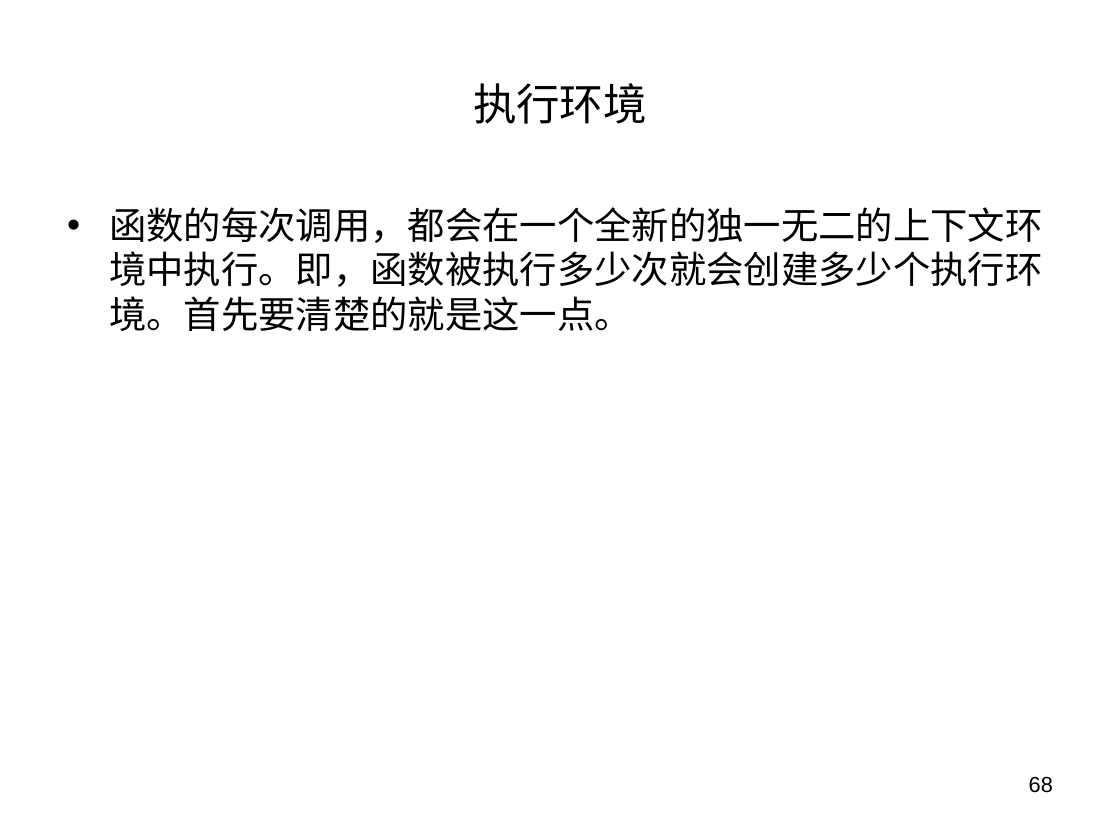
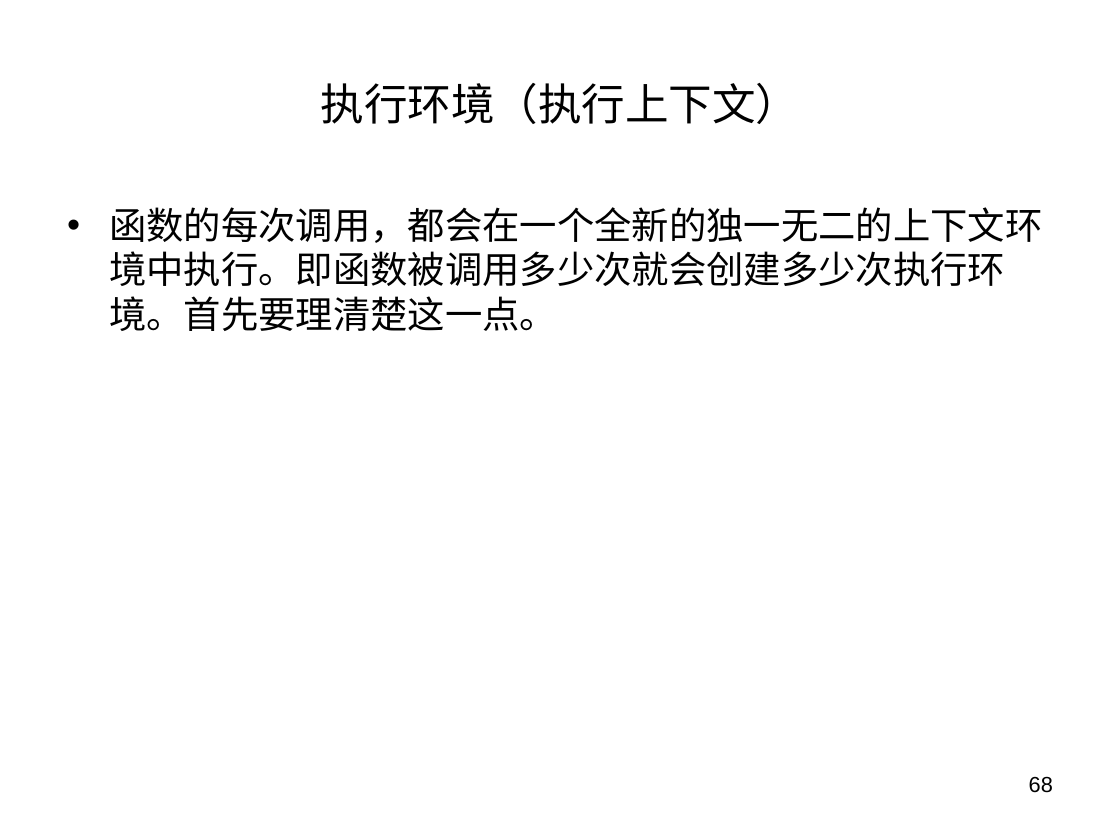
Before and after one commit to panxuepeng/javascript, a slide deck: slide 68 of ppt/第二天课程.ppt. Drawn at 1120x840 pixels with LibreOffice and Linux fonts; fonts in the diff are those of the drawing. Boxes give left, top, right and bottom in pixels: in the first picture for what was removed or moved away, otherwise in the second. Text is boxed around its words. In the diff, an @@ line names an element or a change of style, - is before the commit and + after.

Commit message:
文字修改

```diff
--- a/ppt/第二天课程.ppt
+++ b/ppt/第二天课程.ppt
@@ title at (321, 83, 799, 124): text changed @@
-执行环境
+执行环境（执行上下文）
@@ text at (109, 207, 1042, 331): text changed @@
-• 函数的每次调用，都会在一个全新的独一无二的上下文环境中执行。即，函数被执行多少次就会创建多少个执行环境。首先要清楚的就是这一点。
+• 函数的每次调用，都会在一个全新的独一无二的上下文环境中执行。即函数被调用多少次就会创建多少次执行环境。首先要理清楚这一点。
```
